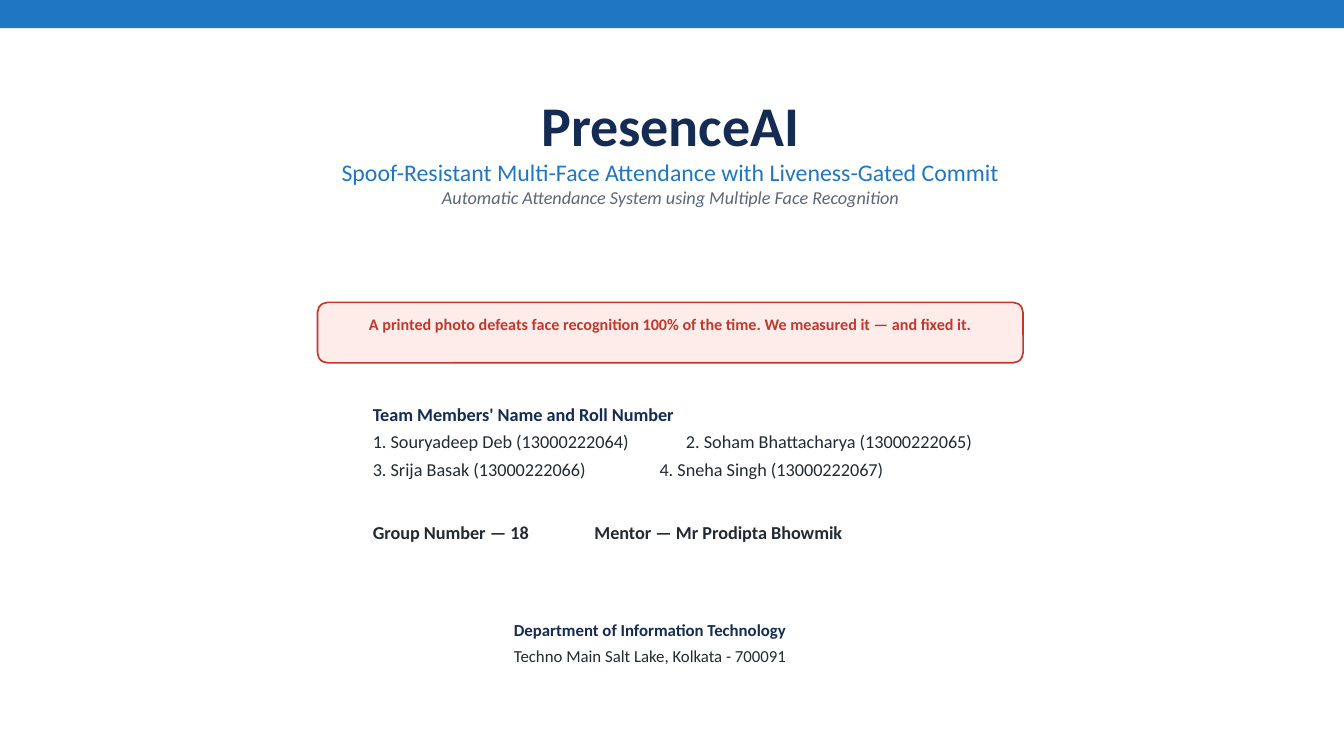
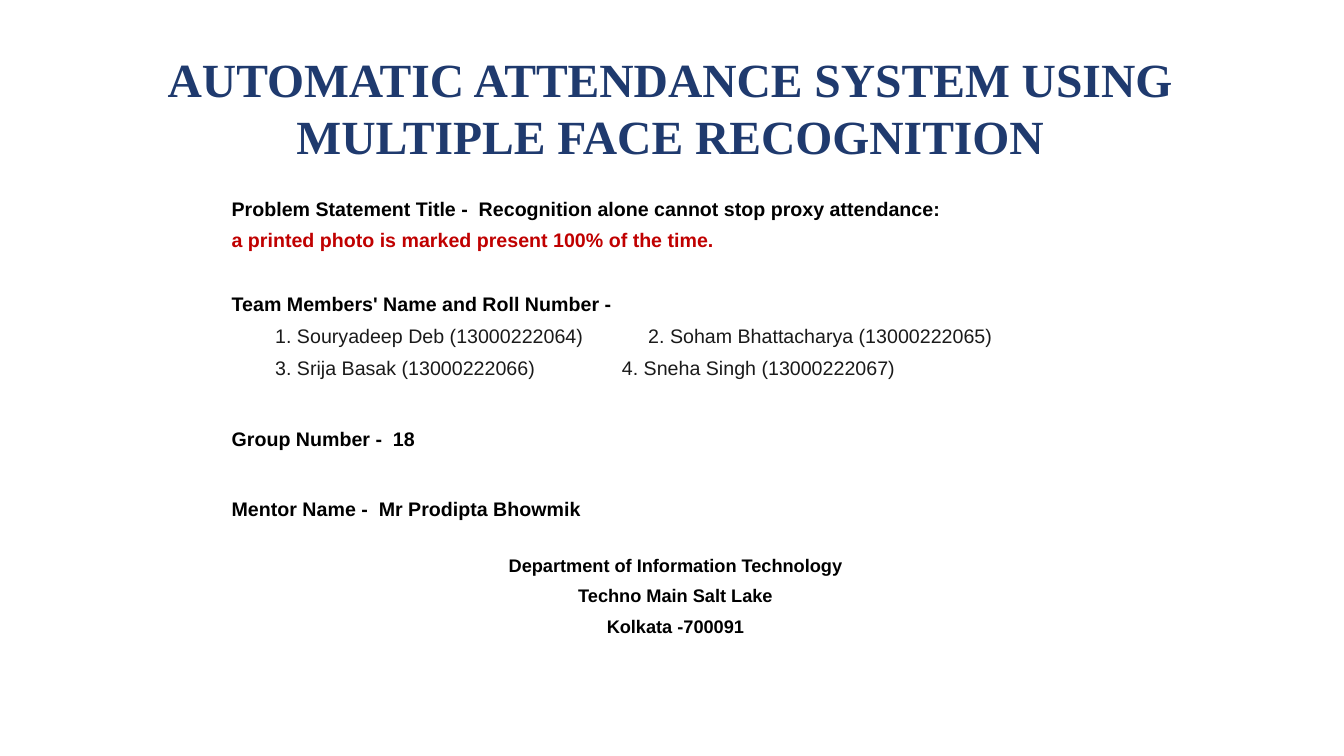
Before and after one commit to SohamBhattacharjee2003/MutiFace-Attendance-System, a slide deck: slide 1 of Server/results/PresenceAI_Presentation.pptx. Drawn at 1344x756 pixels with LibreOffice and Linux fonts; fonts in the diff are those of the drawing. Boxes give left, top, right and bottom in pixels: in the first picture for what was removed or moved away, otherwise in the second. Text is boxed around its words. In the diff, an @@ line names an element or a change of style, - is before the commit and + after.

Commit message:
Rebuild the deck in the department template exactly
Follows Project_Presentation_Format_2025: white background, centred Times New Roman
headings, Arial body with the "❖" section markers, and the full-width blue footer bar
carrying a white slide number. Seven slides — Title, Idea, Technical Approach ×2,
Results, Impact, References — with the technical part split in two as requested.

Content trimmed: the previous version was too dense to read from a projector.

```diff
--- a/Server/results/PresenceAI_Presentation.pptx
+++ b/Server/results/PresenceAI_Presentation.pptx
@@ rectangle removed at box(0, 0, 1344, 28) @@
@@ text at box(168, 65, 1173, 155): text changed; size 17 to 34 pt; font Calibri to Times New Roman; text colour #1F77C2 to #1F3A6E; bold on @@
-PresenceAI
-Spoof-Resistant Multi-Face Attendance with Liveness-Gated Commit
-Automatic Attendance System using Multiple Face Recognition
+AUTOMATIC ATTENDANCE SYSTEM USING
+MULTIPLE FACE RECOGNITION
@@ text added at box(232, 201, 940, 251), 14 pt, text #000000, bold @@
+Problem Statement Title - Recognition alone cannot stop proxy attendance:
+a printed photo is marked present 100% of the time.
@@ text "Team Members' Name and Roll ...": place and size @@
-text "Team Members' Name and Roll ..." at box(373, 408, 972, 542)
+text "Team Members' Name and Roll ..." at box(232, 296, 992, 520)
@@ text at box(232, 296, 599, 312): text changed; size 13 to 14 pt; font Calibri to Arial; text colour #142B53 to #000000 @@
-Team Members' Name and Roll Number
+Team Members' Name and Roll Number -
@@ text at box(275, 328, 992, 379): size 13 to 14 pt, font Calibri to Arial, text colour #222A35 to #1A1A1A in "1. Souryadeep Deb (13000222064) 2. Soham Bhattacharya ...", "3. Srija Basak (13000222066) 4. Sneha Singh ..."; more space between paragraphs @@
@@ rounded rectangle removed at box(318, 302, 1023, 363) @@
@@ text removed at box(369, 318, 971, 333) @@
-A printed photo defeats face recognition 100% of the time. We measured it — and fixed it.
@@ text at box(232, 431, 580, 520): text changed; size 13 to 14 pt; font Calibri to Arial; text colour #222A35 to #000000 @@
-Group Number — 18 Mentor — Mr Prodipta Bhowmik
+Group Number - 18
+Mentor Name - Mr Prodipta Bhowmik
@@ text "Department of Information Technology": place and size @@
-text "Department of Information Technology" at box(514, 624, 786, 664)
+text "Department of Information Technology" at box(509, 558, 843, 633)
@@ text at box(509, 558, 843, 576): size 12 to 13 pt, font Calibri to Arial, text colour #142B53 to #000000 in "Department of Information Technology"; alignment left to centre; more space between paragraphs @@
@@ text at box(578, 588, 772, 633): text changed; size 12 to 13 pt; font Calibri to Arial; text colour #222A35 to #000000; bold on @@
-Techno Main Salt Lake, Kolkata - 700091
+Techno Main Salt Lake
+Kolkata -700091
```
Also in this commit, not shown: 2 other slides changed, 4 slides added, 8 slides removed, 8 other files.
